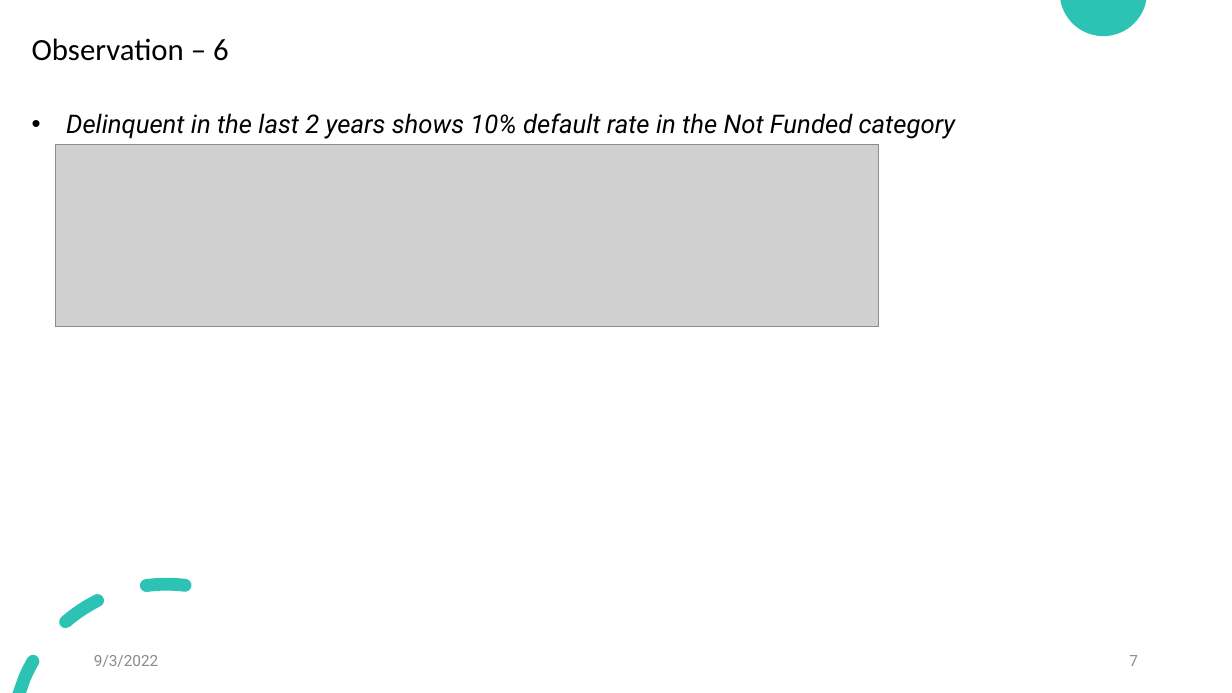
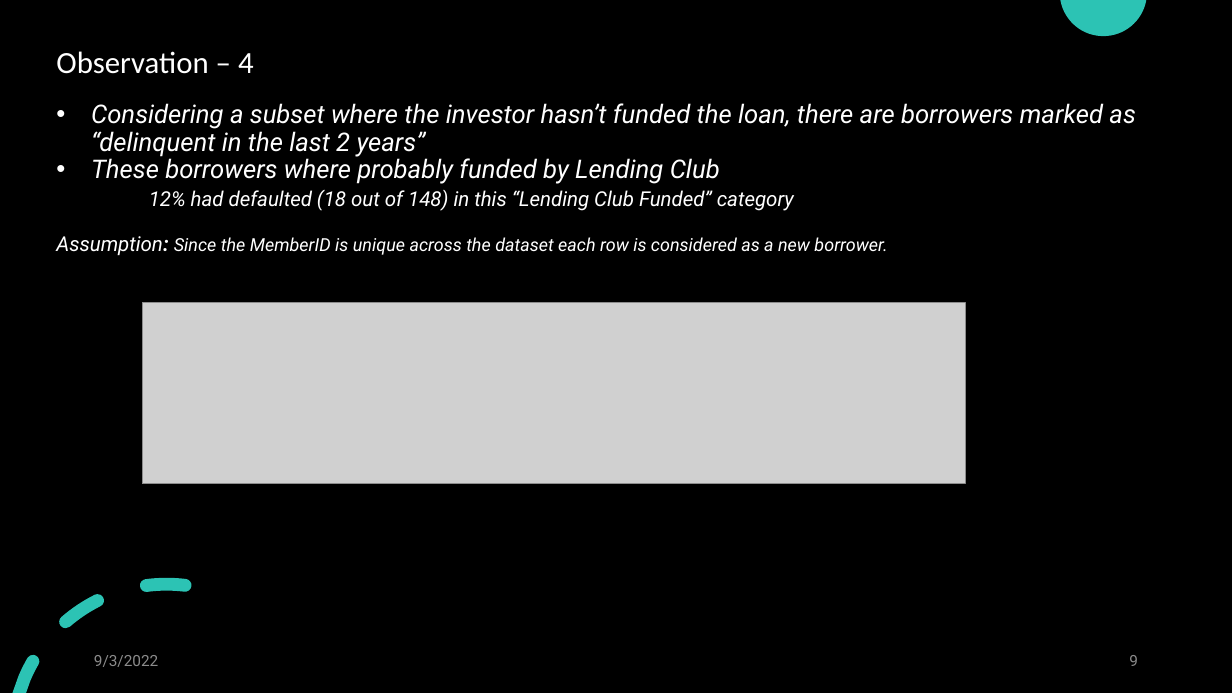
Before and after one commit to jamesrajesh76/LendingClubRiskAnalysis, a slide deck: slide 9 of 3. Lending Club – Case Study.pptx (slide 7 before the commit). Drawn at 1232x693 pixels with LibreOffice and Linux fonts; fonts in the diff are those of the drawing; grey boxes stand for pictures. Boxes give left, top, right and bottom in pixels: in the first picture for what was removed or moved away, otherwise in the second. Text is boxed around its words. In the diff, an @@ line names an element or a change of style, - is before the commit and + after.

```diff
--- a/3. Lending Club – Case Study.pptx
+++ b/3. Lending Club – Case Study.pptx
@@ background #FFFFFF to #000000 @@
@@ text at [56,51,254,74]: text changed; text colour #000000 to #FFFFFF @@
-Observation – 6
+Observation – 4
@@ text at [56,103,1135,256]: text changed; text colour #000000 to #FFFFFF @@
-• Delinquent in the last 2 years shows 10% default rate in the Not Funded category
+• Considering a subset where the investor hasn’t funded the loan, there are borrowers marked as “delinquent in the last 2 years”
+• These borrowers where probably funded by Lending Club
+12% had defaulted (18 out of 148) in this “Lending Club Funded” category
+Assumption: Since the MemberID is unique across the dataset each row is considered as a new borrower.
@@ picture: place and size @@
-picture at [55,144,879,326]
+picture at [142,302,966,484]
@@ page number at [1129,655,1138,666]: text changed @@
-7
+9
```
Also in this commit, not shown: 7 other slides changed, 3 slides added, 3 slides removed, 3 other files.
